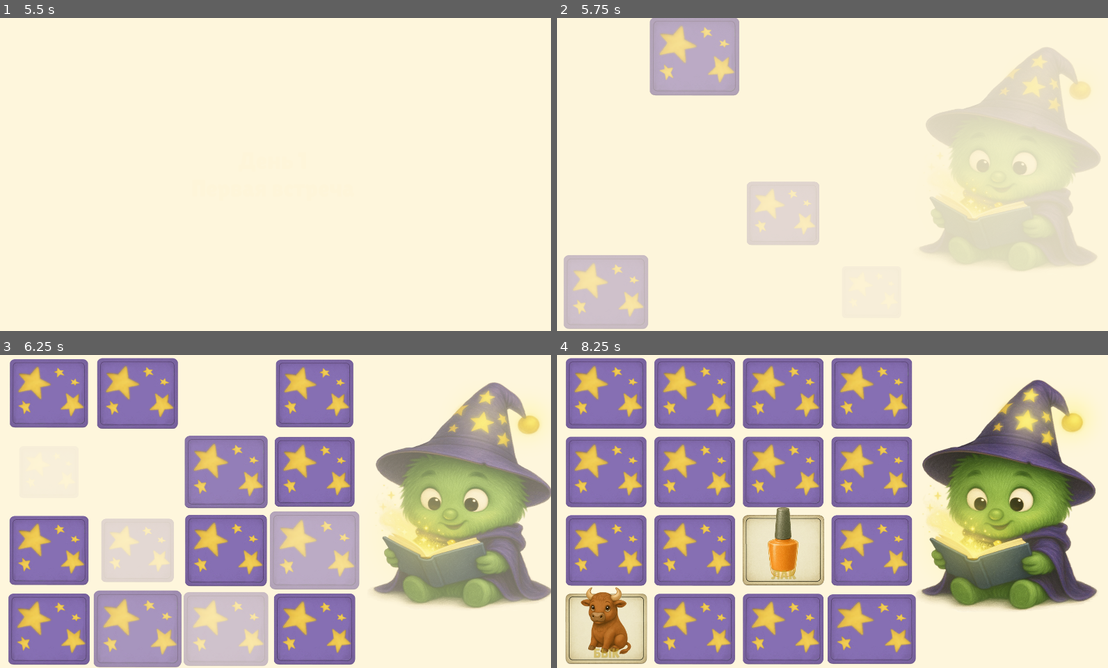
Above: before the commit, frames 1-4 (two rows, left to right).
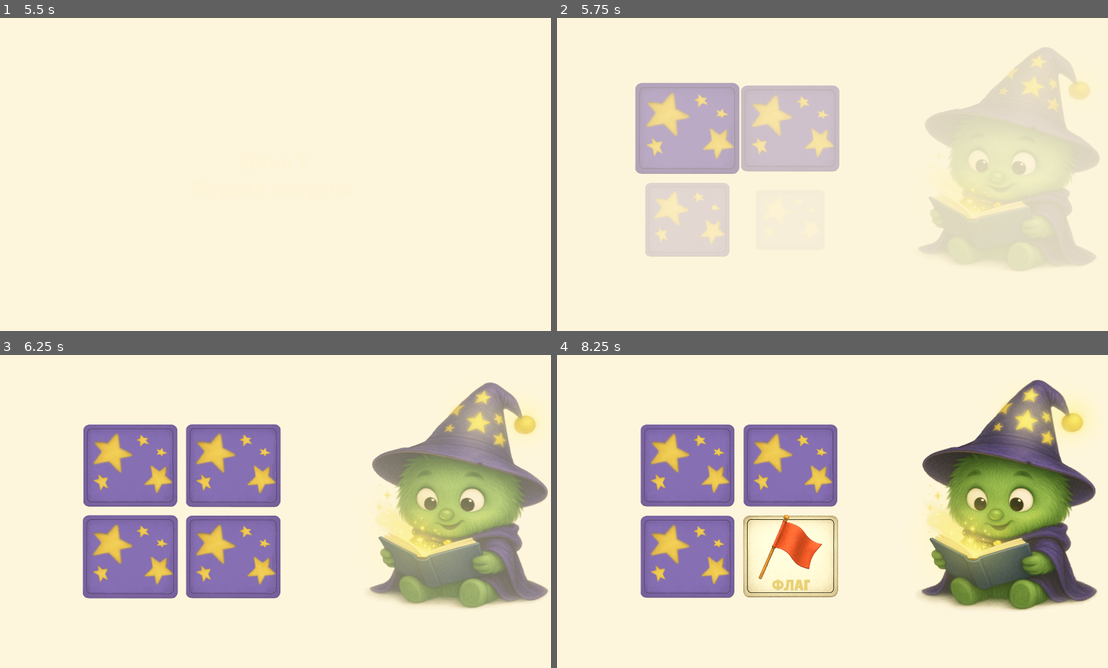
Above: after the commit, the same moments.

Repository: podmazko/Bukwiki
Game: Godot game, scene res://Scenes/main_scene.tscn
Two runs of this game, one before a commit and one after it. Both use one fixed random seed, a clock stepped at 60 frames per second and the inputs below.
Inputs (mouse positions are in pixels of both pictures, inside the frame that each line leads up to):
- Up to frame 1 (5.5 s): click "Начать игру" at 0.5 s; click "1" at 1.25 s; click "1" at 2 s; move the mouse to (396, 158) at 2.77 s; click (396, 158) at 2.92 s; tap Enter at 3.5 s; move the mouse to (159, 190) at 3.52 s; click (159, 190) at 3.67 s; move the mouse to (330, 105) at 4.27 s; click (330, 105) at 4.42 s; move the mouse to (242, 237) at 5.02 s; click (242, 237) at 5.17 s
- Up to frame 2 (5.75 s): no input
- Up to frame 3 (6.25 s): move the mouse to (137, 392) at 5.77 s; click (137, 392) at 5.92 s
- Up to frame 4 (8.25 s): move the mouse to (606, 630) at 6.52 s; click (606, 630) at 6.67 s; move the mouse to (782, 552) at 7.27 s; click (782, 552) at 7.42 s; move the mouse to (871, 630) at 8.02 s; click (871, 630) at 8.17 s

Frame 1 is identical in both runs. In frame 2, 22% of the frame differs, in the area x 1-86%, y 0-100%; in frame 3, 49%, in the area x 1-100%, y 0-100%; in frame 4, 47%.

Commit message:
MemoryCard Finish + Fixes

Diff:
--- a/Scenes/Parts/MemoryCard.tscn
+++ b/Scenes/Parts/MemoryCard.tscn
@@ -25,10 +25,11 @@
 [node name="Label" type="Label" parent="."]
 visible = false
 custom_minimum_size = Vector2(300, 0)
+layout_mode = 0
 offset_left = 17.0
 offset_top = 209.0
 offset_right = 317.0
 offset_bottom = 267.0
-theme_override_colors/font_color = Color(0.866667, 0.72549, 0.207843, 0.498039)
+theme_override_colors/font_color = Color(0.866667, 0.72549, 0.207843, 0.541176)
 text = "TEST"
 horizontal_alignment = 1
--- a/Scenes/Segments/MemoryCards.gd
+++ b/Scenes/Segments/MemoryCards.gd
@@ -65,6 +65,12 @@
 			_axis.x=0
 			_axis.y+=1
 
+	#if odd card number
+	if _words_count*2<_grid.x*_grid.y:
+		for i in (_grid.x-1):
+			var _last_row_card:Control=_all_cards[_words_count*2-1-i]
+			_last_row_card.position.x+=0.5*(_card_size.x+_offset.x)
+
 	if _start_point.x<-600:
 		var _f:float=-600/_start_point.x
 		Center.scale=Vector2(_f,_f)
@@ -84,17 +90,78 @@
 
 
 	_tween.tween_property(Mage,"modulate:a",1.0,1.0)
-	_tween.tween_property(Mage,"position:x",Mage.position.x,2.3).from(Mage.position.x+300)\
+	_tween.tween_property(Mage,"position:x",Mage.position.x,2.3).from(Mage.position.x+200)\
 			.set_trans(Tween.TRANS_ELASTIC).set_ease(Tween.EASE_OUT)
 	_tween.tween_property(Mage,"rotation_degrees",0,2.8).from(13)\
 			.set_trans(Tween.TRANS_ELASTIC).set_ease(Tween.EASE_OUT)
 	_tween.tween_property(Mage,"scale",Vector2(1,1),2.55).from(Vector2(1.15,0.85))\
 			.set_trans(Tween.TRANS_ELASTIC).set_ease(Tween.EASE_OUT)
 
+
 func object_input(event:InputEvent,object)->void:
 	if event.is_pressed():
-		object.swap()
+
 		Globals.emit_signal("SFX","D")
+
+		if Globals.current_selected==null: #then select
+			Globals.current_selected=object
+			object.swap()
+		else:
+			if Globals.current_selected==object: #same - deselect
+				object.swap()
+				Globals.current_selected=null
+
+			else:
+				var _tween:Tween=create_tween().set_parallel(true)
+				if Globals.current_selected.word==object.word: # right anwer
+					object.swap()
+					Globals.emit_signal("SFX","A")
+
+					_tween.tween_property(Mage,"position:y",Mage.position.y,0.7).from(Mage.position.y-50)\
+							.set_trans(Tween.TRANS_BACK).set_ease(Tween.EASE_IN_OUT)
+					_tween.tween_property(Mage,"scale",Vector2(1,1),0.8).from(Vector2(0.94,1.06))\
+							.set_trans(Tween.TRANS_BACK).set_ease(Tween.EASE_IN_OUT)
+					_tween.tween_property(Mage,"rotation_degrees",0,0.9).from(6)\
+							.set_trans(Tween.TRANS_BACK).set_ease(Tween.EASE_IN_OUT)
+
+					for i in [object,Globals.current_selected]: #right anim
+						i.word="" #its will block InputsUnbloking
+						i.mouse_filter=2
+						_tween.tween_property(i,"modulate",Color(1,1,1,0.3),0.8).from(Color(1.2,1.2,1.2,1.0))
+
+					Globals.current_selected=null
+					LevelCounter-=1
+					if LevelCounter==0:
+						_tween.tween_callback(finish_level).set_delay(1.0)
+				else: #wrong answer - change selection
+					object.swap()
+					Globals.current_selected.swap()
+					#wrong anim
+					_tween.tween_property(Globals.current_selected,"rotation_degrees",0,0.6).from(-15)\
+							.set_trans(Tween.TRANS_ELASTIC).set_ease(Tween.EASE_OUT)
+					_tween.tween_property(Globals.current_selected,"modulate",Color(1,1,1,1.0),0.5).from(Color(1.5,1.0,1.0,1.0))
+
+					Globals.current_selected=object
+
+
+func finish_level()->void:
+	Globals.emit_signal("HideMessage")
+	var _tween:Tween=create_tween().set_parallel(true)
+
+	var _delay:=0.0
+	var _delay_p:=0.10
+	for _word in Center.get_children():
+		_tween.tween_property(_word,"scale",Vector2(1.0,1.0),1.3).set_delay(_delay)\
+			.set_trans(Tween.TRANS_ELASTIC).set_ease(Tween.EASE_OUT).from(Vector2(0.7,0.7))
+		_tween.tween_property(_word,"modulate:a",1.0,0.3).set_delay(_delay)
+		_tween.tween_callback(Globals.emit_signal.bind("SFX","B")).set_delay(_delay)
+		_delay+=_delay_p
+		_delay_p-=0.005
+
+	_tween.tween_property(self,"modulate:a",0,1.0).set_delay(2.0)
+	_tween.tween_callback(Globals.emit_signal.bind("NextSegment")).set_delay(3.0)
+
+	#main scene will call disappear anim after that
 
 
 func disappear_anim()->void:
--- a/Scenes/Segments/Puzzle.gd
+++ b/Scenes/Segments/Puzzle.gd
@@ -113,7 +113,7 @@
 			.set_trans(Tween.TRANS_BACK).set_ease(Tween.EASE_OUT).from(_R.position.x+400)
 		_tween.tween_property(_I,"scale",Vector2(1.0,1.0),1.3).set_delay(_delay)\
 			.set_trans(Tween.TRANS_ELASTIC).set_ease(Tween.EASE_OUT).from(Vector2(0.2,0.2))
-		_tween.tween_callback(Globals.emit_signal.bind("SFX","A")).set_delay(_delay)
+		_tween.tween_callback(Globals.emit_signal.bind("SFX","B")).set_delay(_delay)
 
 
 	_tween.tween_callback(Globals.emit_signal.bind("ShowMessage","Как же собрать слоги\nобратно в слова?","Fear",Vector2(0.5,0)) )\
--- a/Scenes/Segments/Repairing.gd
+++ b/Scenes/Segments/Repairing.gd
@@ -42,7 +42,7 @@
 
 func appear_anim()->void:
 	var _tween:Tween=create_tween().set_parallel(true)
-	_tween.tween_callback(Globals.emit_signal.bind("ShowMessage","Ой, только провода перепутались\nСможешь подключить?","Fear",Vector2(0.5,0)) )\
+	_tween.tween_callback(Globals.emit_signal.bind("ShowMessage","Ой, только провода перепутались\nСможешь разобраться?","Fear",Vector2(0.5,0)) )\
 				.set_delay(1)
 
 	var _delay:=0.0
--- a/Scenes/Singletones/Data.gd
+++ b/Scenes/Singletones/Data.gd
@@ -1,9 +1,9 @@
 extends Node
 
 
-##
-var LevelsInfo:={ #["Puzzle",0],
-	1:["Первая встреча",[ ["MemoryCards",0] ,["Monolog",11],["Monolog",12],["Connector",0],["Monolog",14],["Monolog",15],["Puzzle",0],["Monolog",16],["TransitionPuzzle",0],["Monolog",13],["Monolog",18],["Repairing",0], ["Monolog",17] ]],
+
+var LevelsInfo:={ #
+	1:["Первая встреча",[ ["MemoryCards",0],["MemoryCards",1], ["Monolog",11],["Monolog",12],["Connector",0],["Monolog",14],["Monolog",15],["Puzzle",0],["Monolog",10],["Monolog",16],["TransitionPuzzle",0],["Monolog",13],["Monolog",18],["Repairing",0], ["Monolog",17] ]],
 	2:[],
 	3:[],
 	4:[],
@@ -30,14 +30,14 @@
 var SegmentsInfo:={
 	"Monolog":{ #Images name + Text + Answer Test
 		"preload":preload("res://Scenes/Segments/Monolog.tscn"),
-		11:["Hi","Привет! Я Буквик\nЯ прилетел изучать вашу замечательную планету","Привет!"],
+		11:["Hi","Привет! Я Буквик\nПрилетел изучать вашу замечательную планету","Привет!"],
 		12:["Happy","Для начала мне нужно научиться читать!\nПоможешь мне?","Конечно!"],
 		13:["Happy","Это был я на своей родной планете!\nУзнал меня?","Конечно!"],
 		14:["Read","Все слова я собираю в эту книжку\nДать посмотреть?","Давай"],
 		15:["BookDrop","Ой, уронил!\nТеперь надо все собрать","(помочь Буквику)"],
-		16:["Hi","А теперь давай соберем пазл, чтобы передохнуть\nГотов?","Готов!"],
-		18:["Fly","А сейчас мы туда полетииим\nПодключай провода!","Вперёд!"],
-
+		16:["Hi","А теперь давай передохнём\nГотов собрать пазл?","Готов!"],
+		18:["Fly","И сейчас мы туда полетииим\nПодключай провода!","Вперёд!"],
+		10:["Happy","У тебя отлично получается!\nКак хорошо, что я тебя встретил","Спасибо!"],
 
 		17:["Happy","Спасибо за помощь!\n Увидимся на следующем занятии","Выход"],
 	},
@@ -62,7 +62,7 @@
 	},
 	"Repairing":{ #Images name + Text
 		"preload":"res://Scenes/Segments/Repairing.tscn",
-		0:["РАКЕТА","ГОЛОВА","МАШИНА","КОНФЕТА","ЗЕФИР"],
+		0:["РАКЕТА","ГОЛОВА","МАШИНА","КОНФЕТА","ЗАБОР"],
 	},
 
 
@@ -73,7 +73,8 @@
 	},
 	"MemoryCards":{ #Images name + Text
 		"preload":"res://Scenes/Segments/MemoryCards.tscn",
-		0:[4,0.0], #grid size and difficilty
+		0:[2,0.0], #grid size and difficilty
+		1:[3,0.05], #grid size and difficilty
 	},
 
 }
--- a/project.godot
+++ b/project.godot
@@ -12,7 +12,7 @@
 
 config/name="Буквики!"
 run/main_scene="res://Scenes/main_scene.tscn"
-config/features=PackedStringArray("4.3", "GL Compatibility")
+config/features=PackedStringArray("4.4", "GL Compatibility")
 config/icon="res://icon.svg"
 
 [audio]
Not shown, changed: Assets/Fonts/Lilita One Regular.ttf.import
Binary file changed: Assets/Images/Emotions/Fly.png
Not shown, added: Assets/Shaders/Light.gdshader.uid
Not shown: 1 places in Assets/Shaders/Light.tres that only renumber resources
Not shown: 1 places in Assets/Shaders/TransitionPuzzle.tres that only renumber resources
Not shown, added: Scenes/Parts/MemoryCard.gd.uid
Not shown: 1 places in Scenes/Parts/MemoryCard.tscn that only renumber resources
Not shown: 1 places in Scenes/Parts/MessagePopup.tscn that only renumber resources
Not shown: 1 places in Scenes/Parts/PuzzlePart.tscn that only renumber resources
Not shown, added: Scenes/Parts/RepairPartA.gd.uid
Not shown: 1 places in Scenes/Parts/RepairPartA.tscn that only renumber resources
Not shown, added: Scenes/Parts/RepairPartB.gd.uid
(and 10 more such lines)
